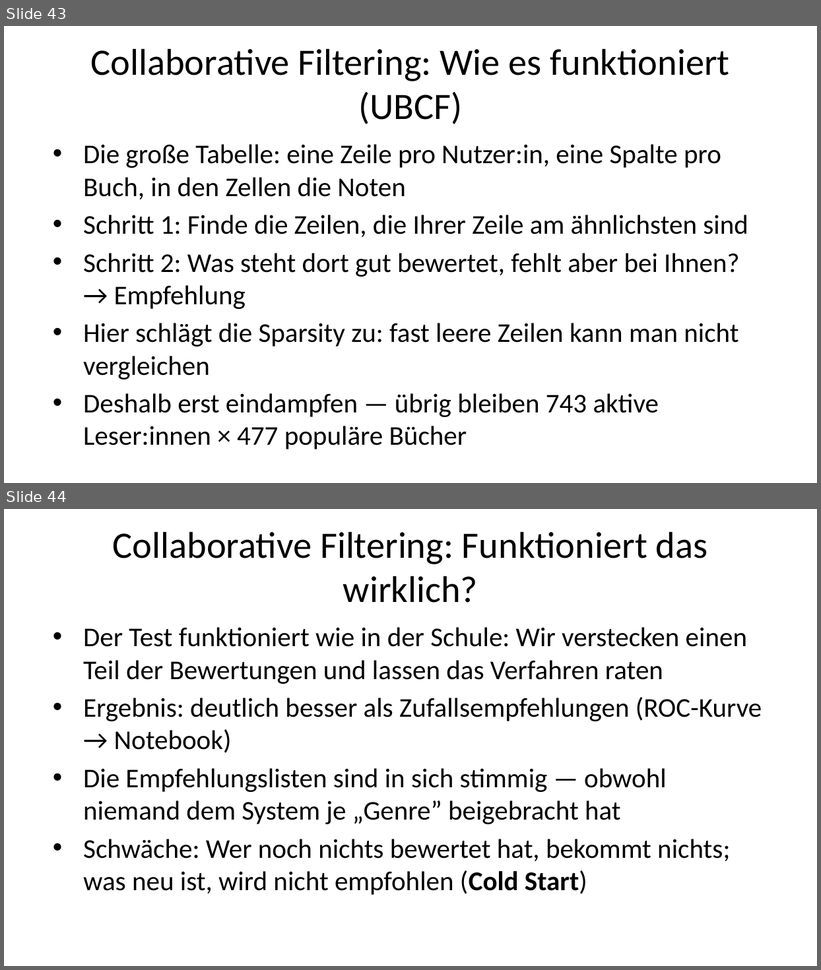
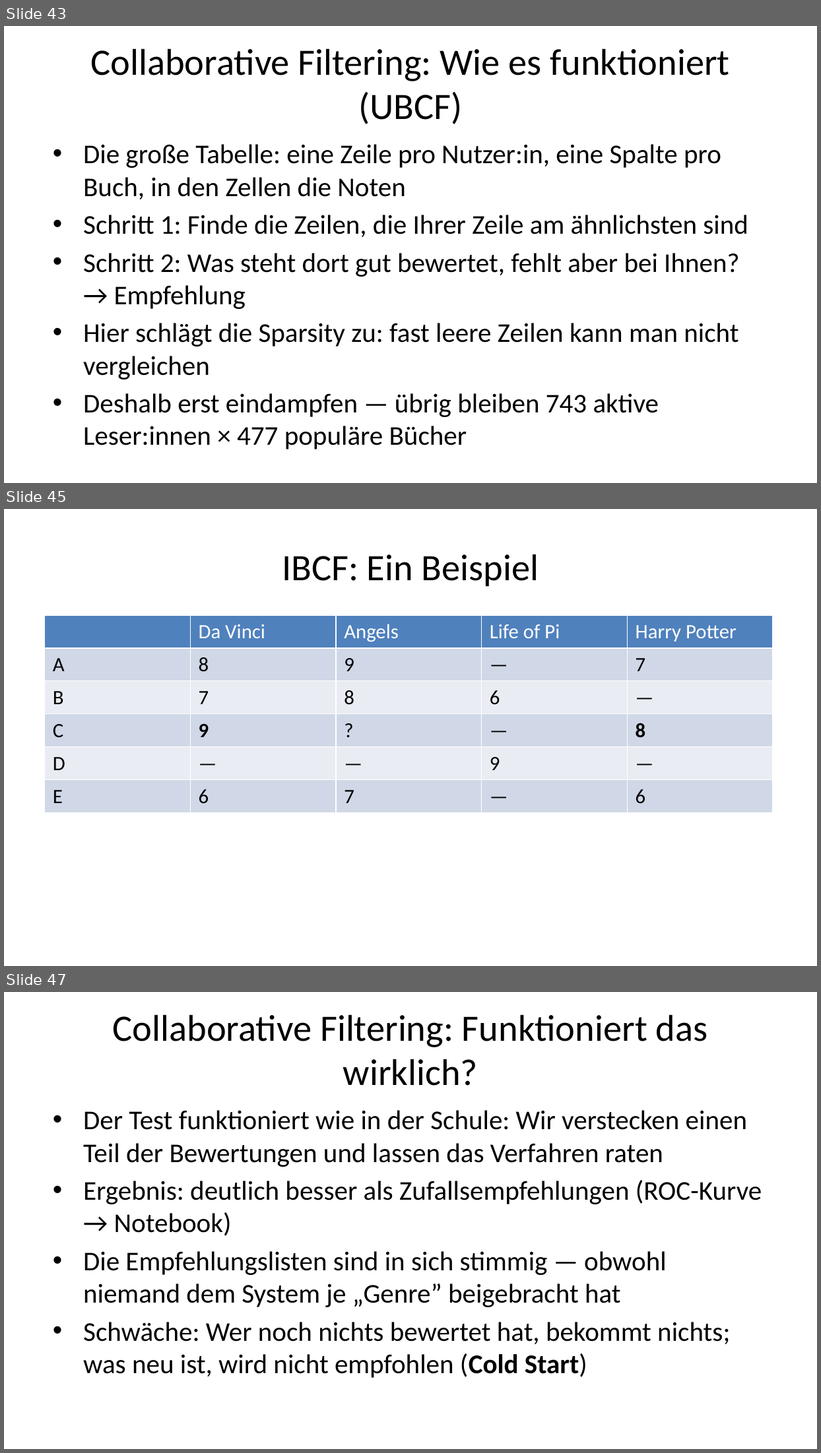
Before and after one commit to daswesen/2026-hu-berlin-data-mining, a slide deck: Konsultation_IBI_Deck.pptx. Shown one above the other, each under a label of ours: slides 43 and 44 before the commit, slides 43, 45 and 47 after it; the slides between them are not shown. The pictures are 821x970 and 821x1453 pixels, drawn with LibreOffice and Linux fonts; fonts in the diff are those of the drawing. Boxes give left, top, right and bottom in pixels: in the first picture for what was removed or moved away, otherwise in the second. Text is boxed around its words. In the diff, an @@ line names an element or a change of style, - is before the commit and + after.

```diff
--- a/Konsultation_IBI_Deck.pptx
+++ b/Konsultation_IBI_Deck.pptx
@@ slide 45 added at (4, 509, 817, 966), background #FFFFFF @@
@@ title added at (282, 554, 539, 586), 33 pt, text #000000 @@
+IBCF: Ein Beispiel
@@ table added at (45, 615, 772, 807), 6 rows, 5 columns @@
+ | Da Vinci | Angels | Life of Pi | Harry Potter
+A | 8 | 9 | — | 7
+B | 7 | 8 | 6 | —
+C | 9 | ? | — | 8
+D | — | — | 9 | —
+E | 6 | 7 | — | 6
@@ what was slide 44 is now slide 47 @@
```
Also in this commit, not shown: 7 slides changed, 2 other slides added, 2 other files.
